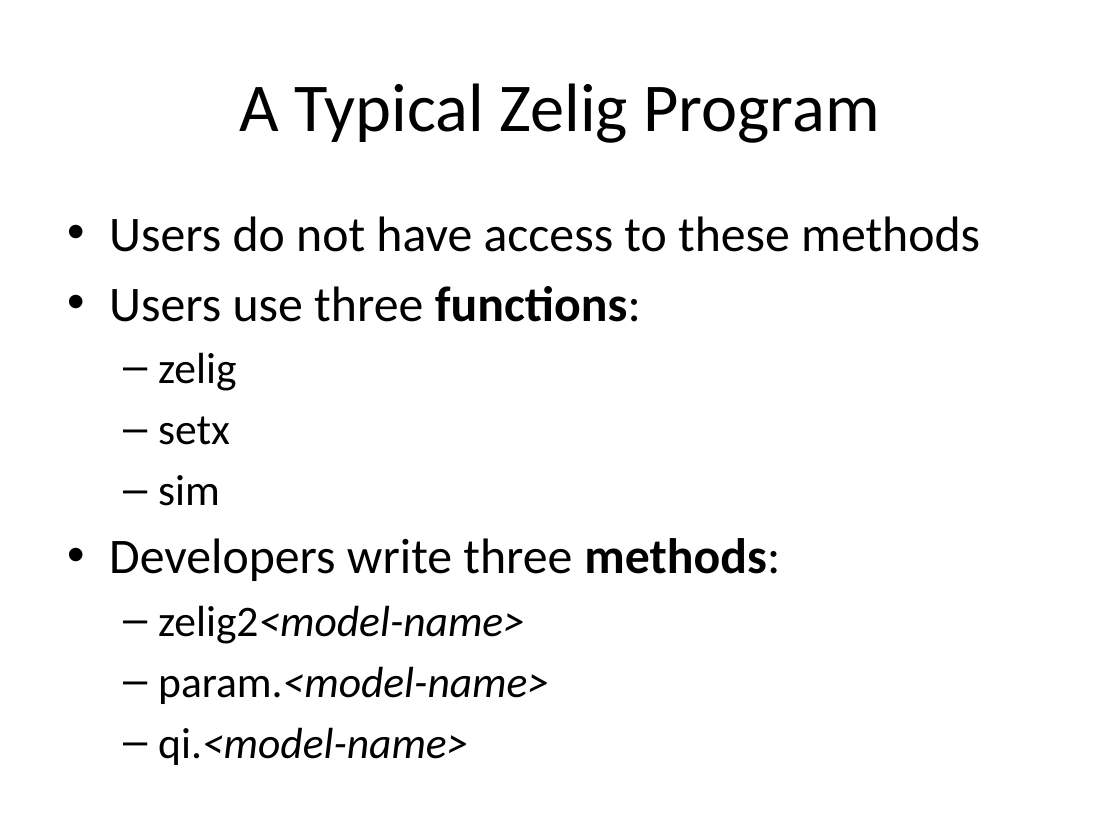
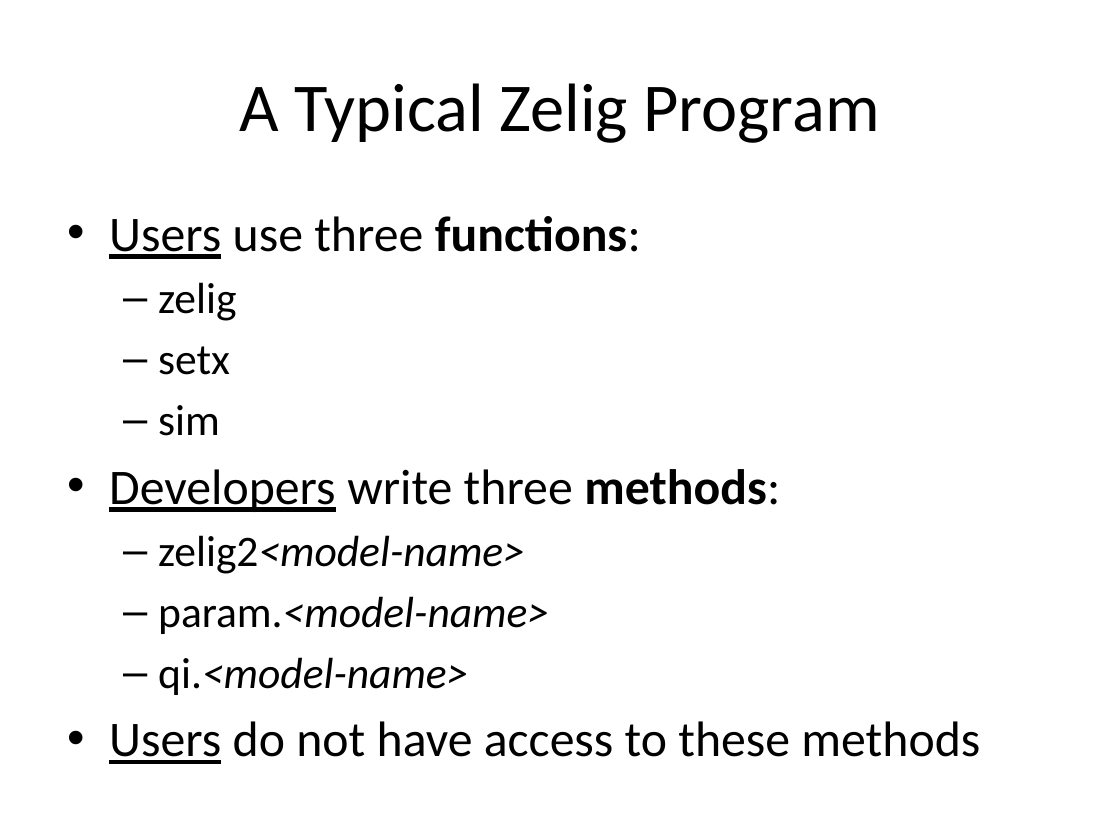
Before and after one commit to IQSS/Zelig4-Documentation, a slide deck: slide 15 of January-Class/Zelig_1_regressions.pptx (slide 14 before the commit). Drawn at 1120x840 pixels with LibreOffice and Linux fonts; fonts in the diff are those of the drawing. Boxes give left, top, right and bottom in pixels: in the first picture for what was removed or moved away, otherwise in the second. Text is boxed around its words. In the diff, an @@ line names an element or a change of style, - is before the commit and + after.

```diff
--- a/January-Class/Zelig_1_regressions.pptx
+++ b/January-Class/Zelig_1_regressions.pptx
@@ text at (x1=109, y1=216, x2=980, y2=252): paragraph removed @@
-• Users do not have access to these methods
@@ text at (x1=109, y1=216, x2=780, y2=512): underline on in "Users", "Developers" @@
@@ text at (x1=109, y1=721, x2=980, y2=764): paragraph added @@
+• Users do not have access to these methods
```
Also in this commit, not shown: 4 other slides changed, 1 slide added.
